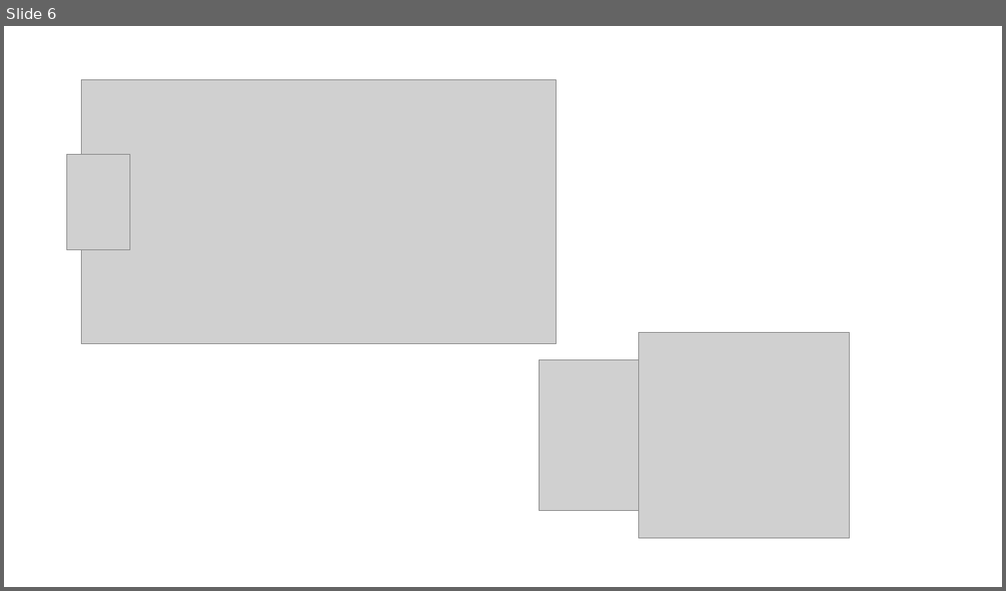
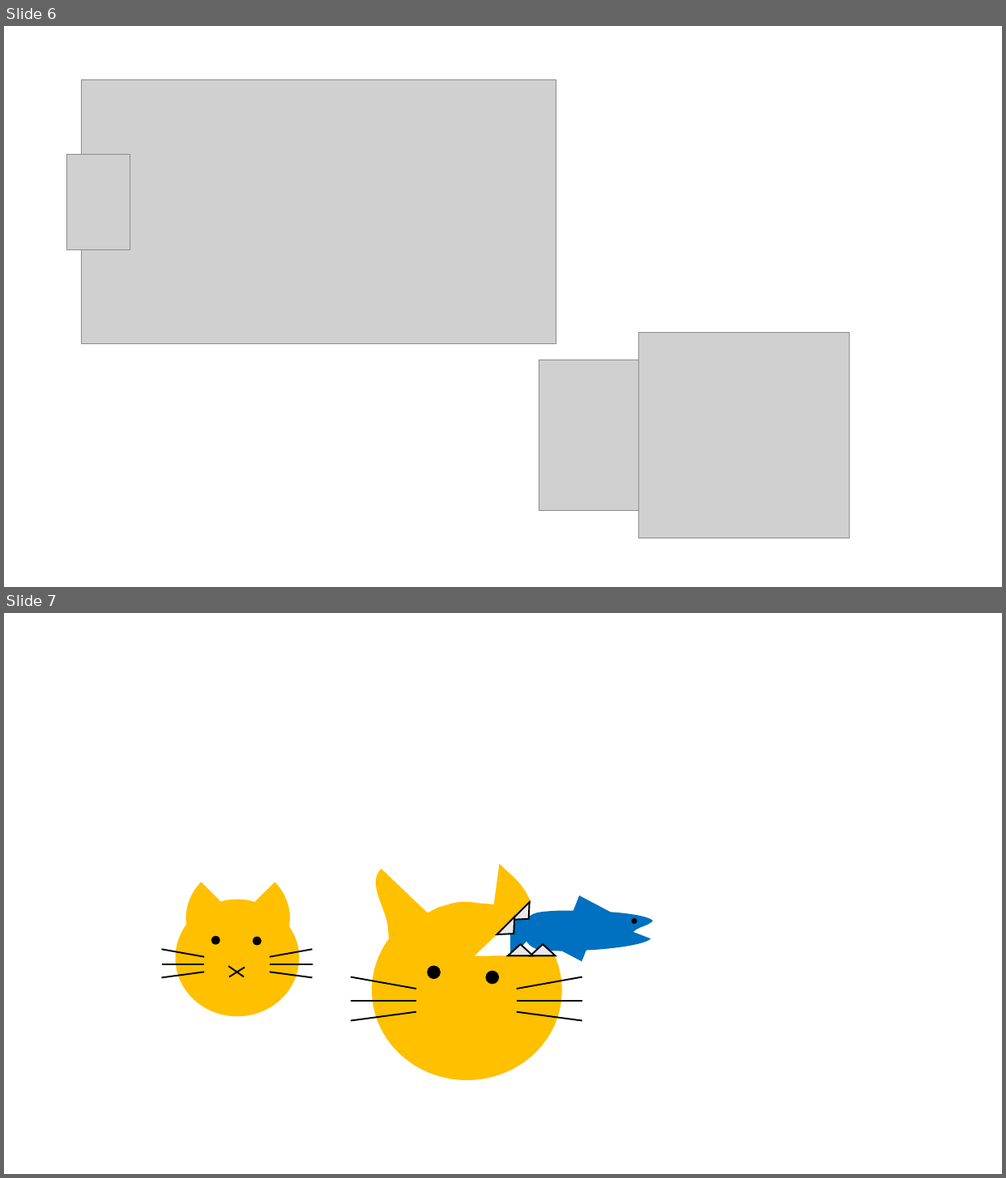
Before and after one commit to k16kgw/Class_Josai_FreshmanSeminarI, a slide deck: contents/figs/figs.pptx. Shown one above the other, each under a label of ours: slide 6 before the commit, slides 6 and 7 after it. The pictures are 1006x591 and 1006x1178 pixels, drawn with LibreOffice and Linux fonts; fonts in the diff are those of the drawing; grey boxes stand for pictures. Boxes give left, top, right and bottom in pixels: in the first picture for what was removed or moved away, otherwise in the second. Text is boxed around its words. In the diff, an @@ line names an element or a change of style, - is before the commit and + after.

```diff
--- a/contents/figs/figs.pptx
+++ b/contents/figs/figs.pptx
@@ slide 7 added at (4,613,1002,1174), background #FFFFFF @@
@@ freeform shape added at (511,896,654,962), fill #0070C0 @@
@@ triangle added at (512,902,537,928), fill #E8E8E8, outline #000000 1.5 pt @@
@@ triangle added at (497,918,522,943), fill #E8E8E8, outline #000000 1.5 pt @@
@@ ellipse added at (632,918,637,924), fill #000000 @@
@@ triangle added at (508,944,533,956), fill #E8E8E8, outline #000000 1.5 pt @@
@@ triangle added at (530,944,555,956), fill #E8E8E8, outline #000000 1.5 pt @@
@@ group added at (162,883,313,1017): 8 lines, 2 ellipses, 1 freeform shape @@
@@ group added at (351,864,582,1080): 6 lines, 2 ellipses, 1 freeform shape @@
```
Also in this commit, not shown: 1 slide removed, 3 other files.
